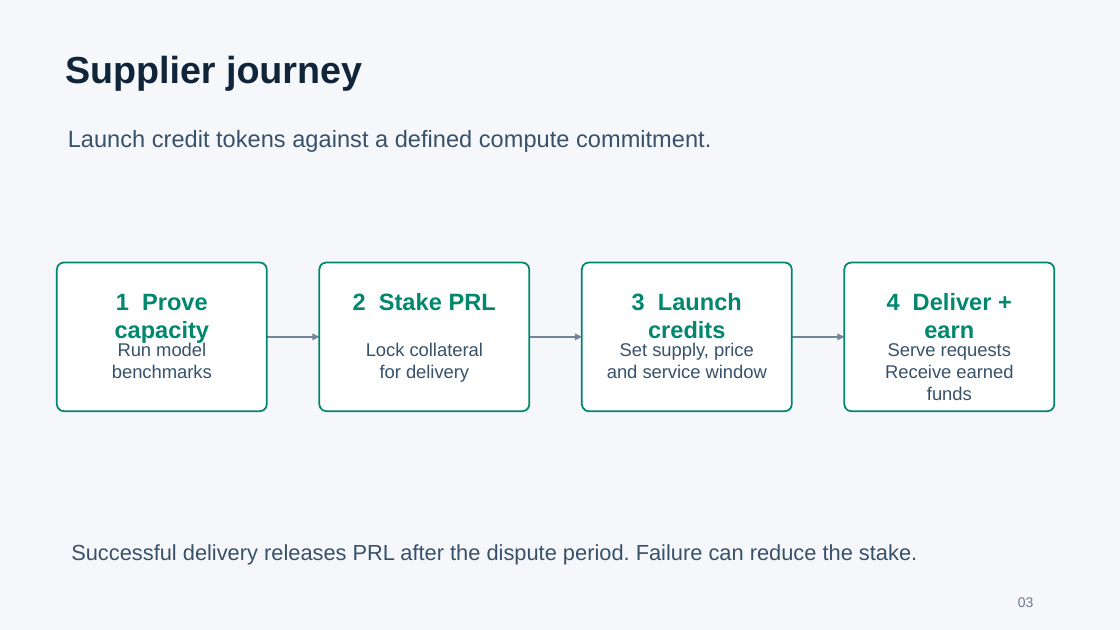
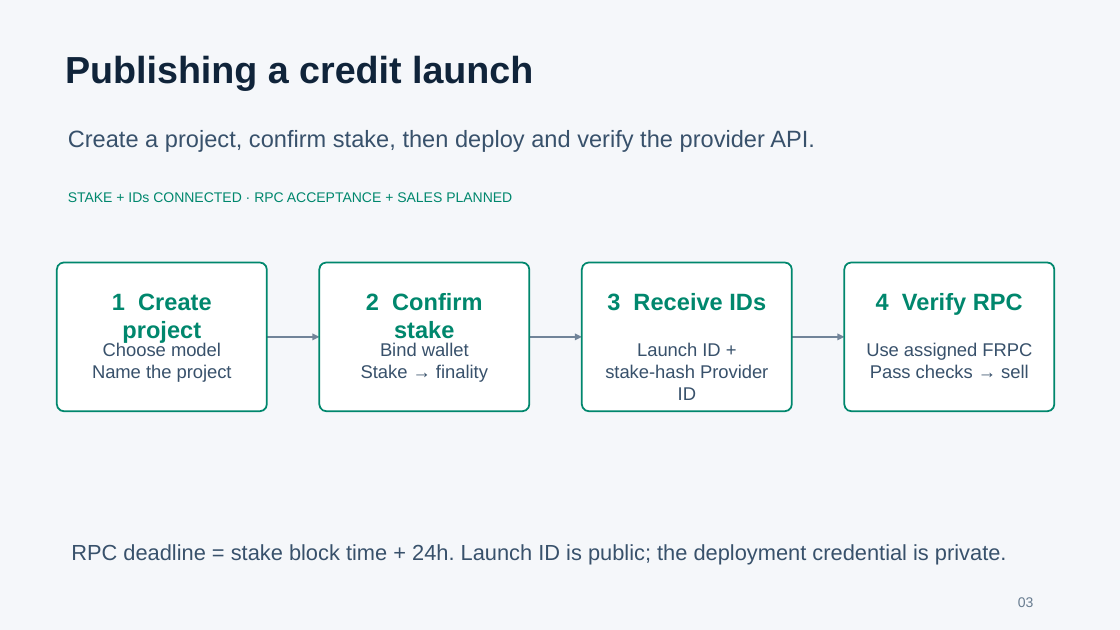
Before and after one commit to xgaozoyoe/cc-launchpad-router, a slide deck: slide 3 of apps/launchpad/public/whitepaper/ai-computing-credit-launchpad.pptx. Drawn at 1120x630 pixels with LibreOffice and Linux fonts; fonts in the diff are those of the drawing. Boxes give left, top, right and bottom in pixels: in the first picture for what was removed or moved away, otherwise in the second. Text is boxed around its words. In the diff, an @@ line names an element or a change of style, - is before the commit and + after.

Commit message:
Clarify white paper flows and proportional collateral release

```diff
--- a/apps/launchpad/public/whitepaper/ai-computing-credit-launchpad.pptx
+++ b/apps/launchpad/public/whitepaper/ai-computing-credit-launchpad.pptx
@@ text at box(65, 55, 533, 91): text changed @@
-Supplier journey
+Publishing a credit launch
@@ text at box(68, 130, 815, 152): text changed @@
-Launch credit tokens against a defined compute commitment.
+Create a project, confirm stake, then deploy and verify the provider API.
@@ text added at box(68, 192, 512, 202), 12 pt, text #00876D @@
+STAKE + IDs CONNECTED · RPC ACCEPTANCE + SALES PLANNED
@@ text at box(112, 293, 212, 343): text changed @@
-1 Prove capacity
+1 Create project
@@ text at box(366, 293, 482, 343): text changed @@
-2 Stake PRL
+2 Confirm stake
@@ text at box(607, 293, 766, 311): text changed @@
-3 Launch credits
+3 Receive IDs
@@ text at box(876, 293, 1023, 315): text changed @@
-4 Deliver + earn
+4 Verify RPC
@@ text at box(92, 342, 232, 382): text changed @@
-Run model
-benchmarks
+Choose model
+Name the project
@@ text at box(361, 342, 488, 382): text changed @@
-Lock collateral
-for delivery
+Bind wallet
+Stake → finality
@@ text at box(605, 342, 768, 400): text changed @@
-Set supply, price
-and service window
+Launch ID +
+stake-hash Provider ID
@@ text at box(866, 342, 1032, 378): text changed @@
-Serve requests
-Receive earned funds
+Use assigned FRPC
+Pass checks → sell
@@ text at box(71, 544, 1007, 565): text changed @@
-Successful delivery releases PRL after the dispute period. Failure can reduce the stake.
+RPC deadline = stake block time + 24h. Launch ID is public; the deployment credential is private.
```
Also in this commit, not shown: 7 other slides changed, 2 slides added, 2 slides removed, 1 other file.
